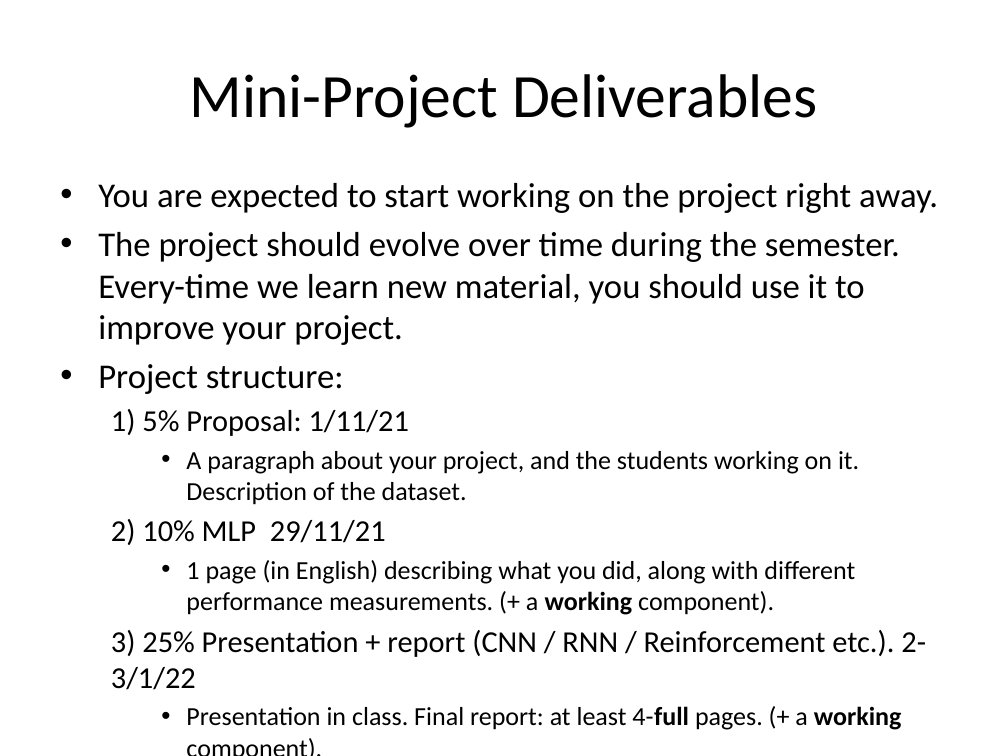
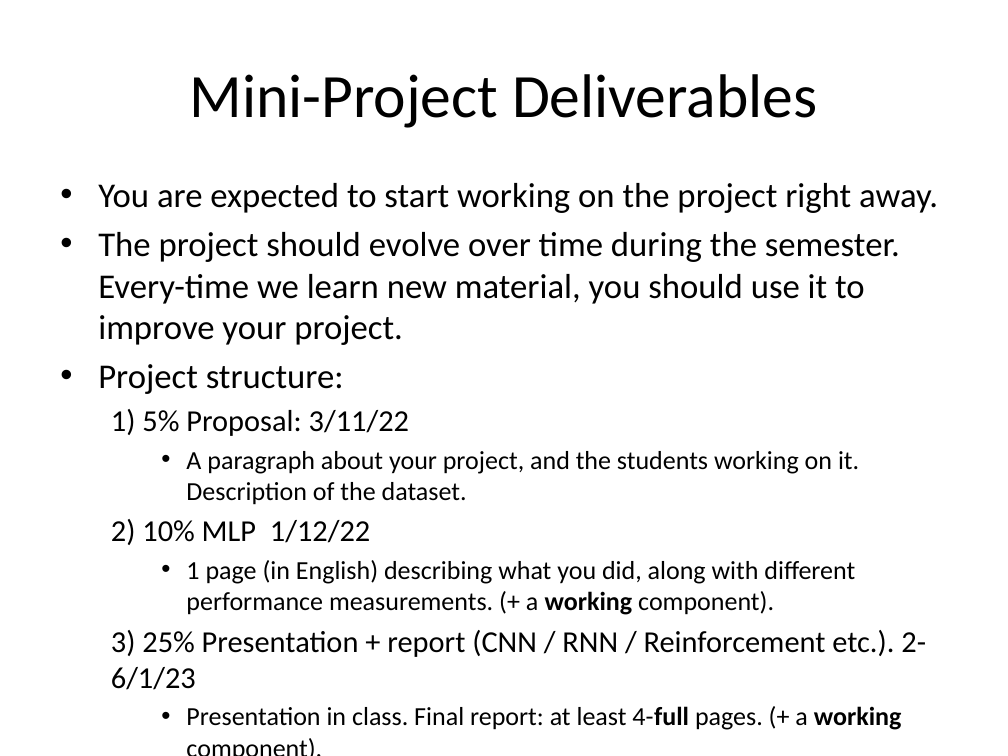
Before and after one commit to kggold4/computer-science-B.Sc-materials, a slide deck: slide 7 of year 3/Deep learning and Natural Language Processing/Lectures/1-Introduction.pptx. Drawn at 1008x756 pixels with LibreOffice and Linux fonts; fonts in the diff are those of the drawing. Boxes give left, top, right and bottom in pixels: in the first picture for what was removed or moved away, otherwise in the second. Text is boxed around its words. In the diff, an @@ line names an element or a change of style, - is before the commit and + after.

```diff
--- a/year 3/Deep learning and Natural Language Processing/Lectures/1-Introduction.pptx
+++ b/year 3/Deep learning and Natural Language Processing/Lectures/1-Introduction.pptx
@@ text at <box>111,409,409,436</box>: text changed @@
-  1) 5% Proposal: 1/11/21
+  1) 5% Proposal: 3/11/22
@@ text at <box>111,519,370,545</box>: text changed @@
-  2) 10% MLP 29/11/21
+  2) 10% MLP 1/12/22
@@ text at <box>111,630,926,690</box>: text changed @@
-  3) 25% Presentation + report (CNN / RNN / Reinforcement etc.). 2-3/1/22
+  3) 25% Presentation + report (CNN / RNN / Reinforcement etc.). 2-6/1/23
```
Also in this commit, not shown: 10 other slides changed, 5 other files.
